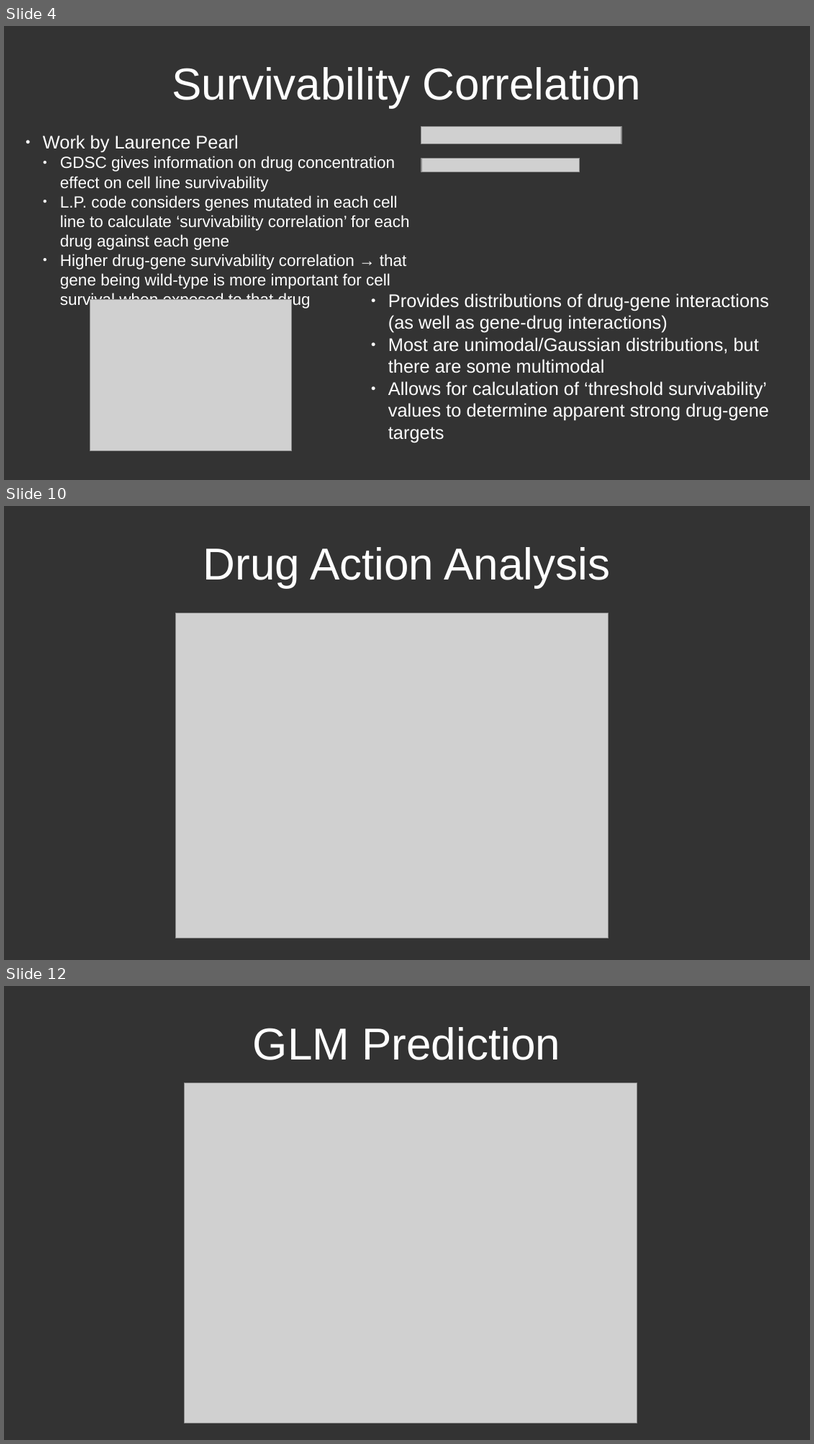
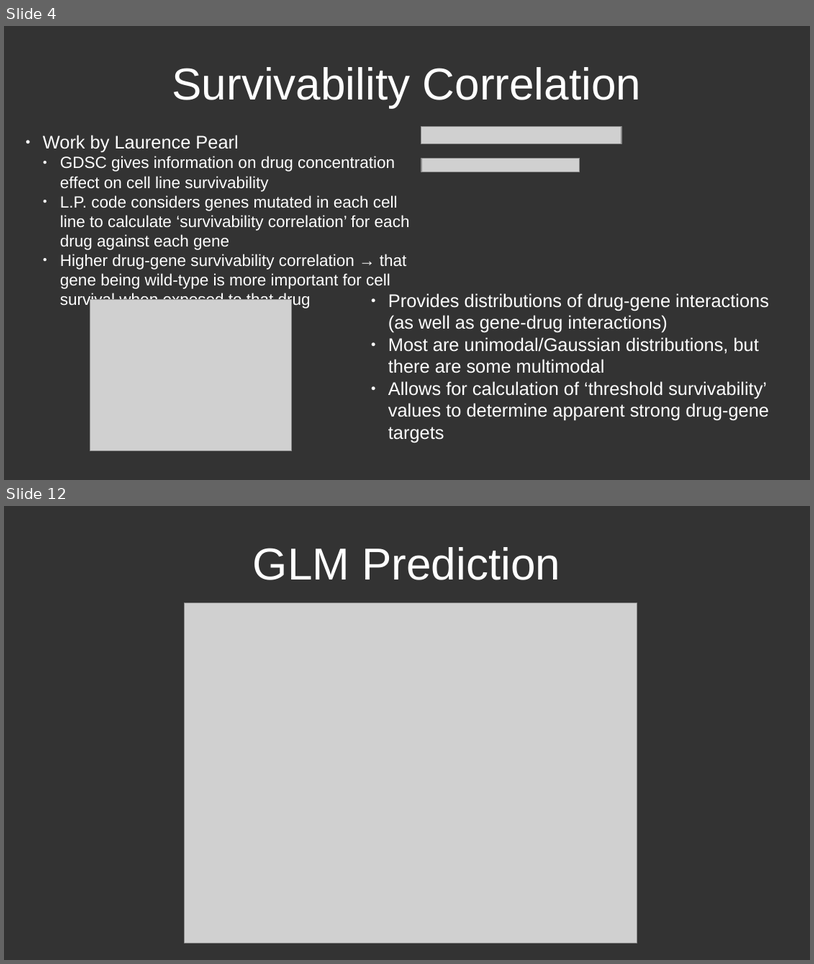
Before and after one commit to CDR-Clueless/GDSC-DrugBank-Search, a slide deck: General GDSC presentation.odp. Shown one above the other, each under a label of ours: slides 4, 10 and 12 before the commit, slides 4 and 12 after it; the slides between them are not shown. The pictures are 814x1444 and 814x964 pixels, drawn with LibreOffice and Linux fonts; fonts in the diff are those of the drawing; grey boxes stand for pictures. Boxes give left, top, right and bottom in pixels: in the first picture for what was removed or moved away, otherwise in the second. Text is boxed around its words. In the diff, an @@ line names an element or a change of style, - is before the commit and + after.

```diff
--- a/General GDSC presentation.odp
+++ b/General GDSC presentation.odp
@@ slide 10 removed at bbox=[4, 506, 810, 960], background #333333 @@
@@ title removed at bbox=[203, 547, 610, 587] @@
-Drug Action Analysis
@@ picture removed at bbox=[176, 613, 610, 939] @@
```
Also in this commit, not shown: 1 slide changed, 7 slides added, 5 other slides removed, 3 other files.
